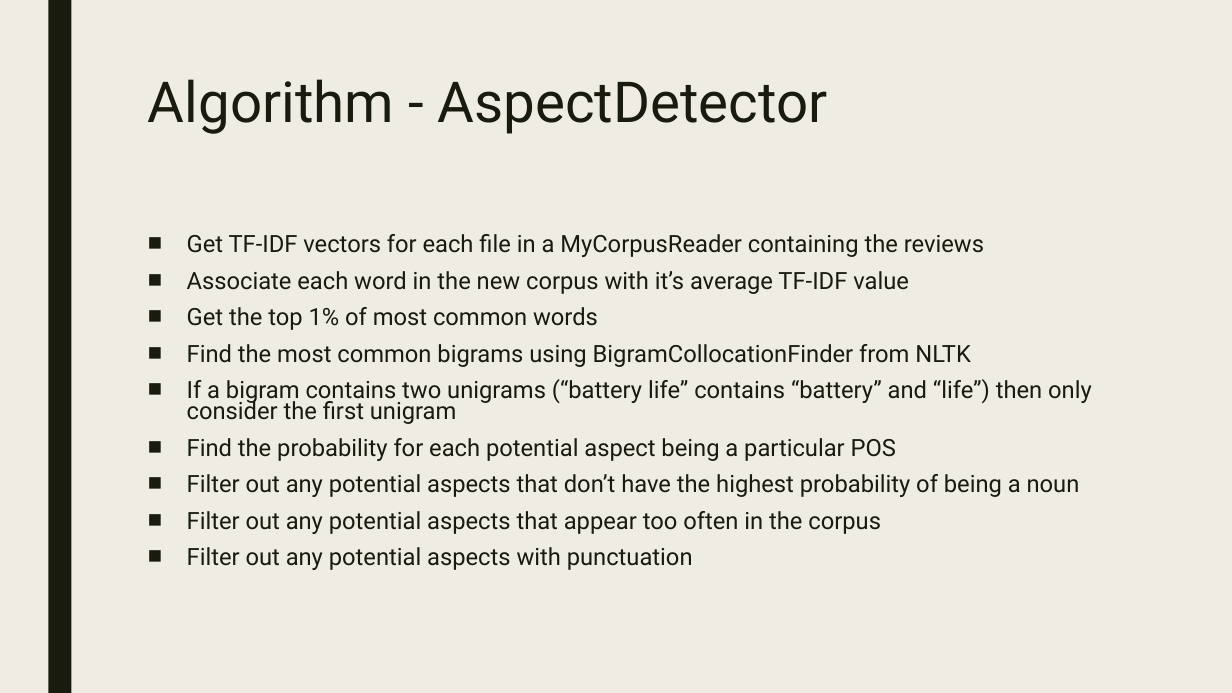
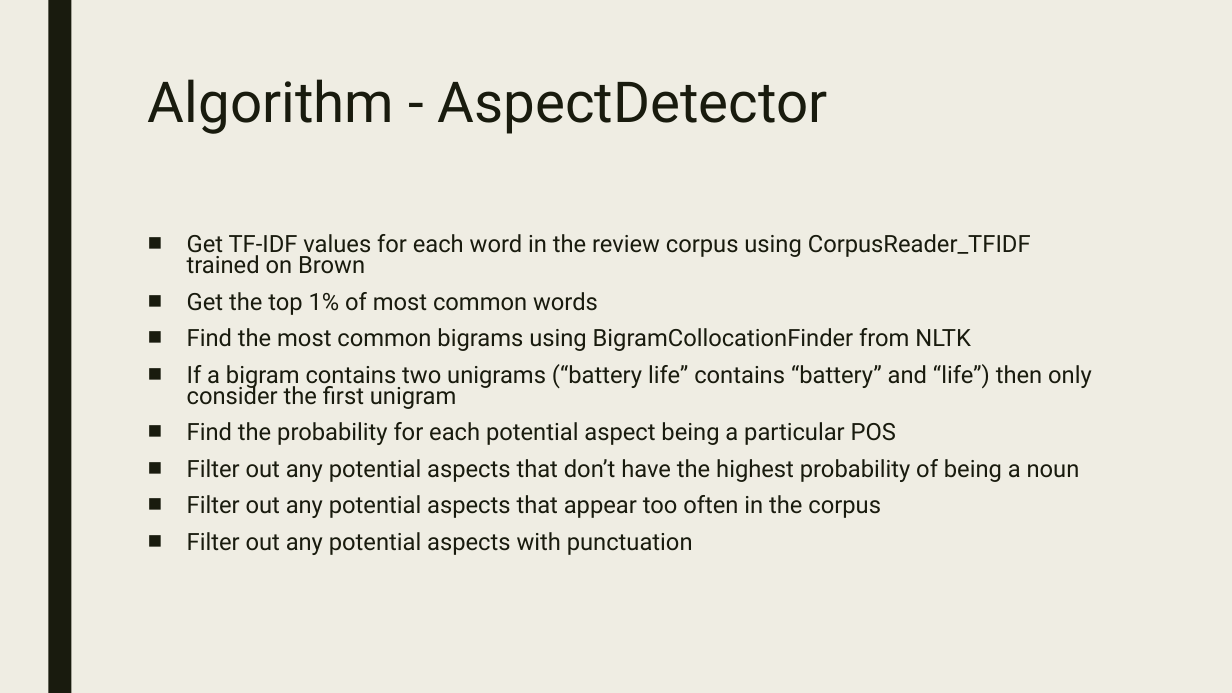
Before and after one commit to walker76-school/sentiment-analysis, a slide deck: slide 5 of presentation.pptx. Drawn at 1232x693 pixels with LibreOffice and Linux fonts; fonts in the diff are those of the drawing. Boxes give left, top, right and bottom in pixels: in the first picture for what was removed or moved away, otherwise in the second. Text is boxed around its words. In the diff, an @@ line names an element or a change of style, - is before the commit and + after.

```diff
--- a/presentation.pptx
+++ b/presentation.pptx
@@ text at (x1=187, y1=234, x2=1031, y2=274): text changed @@
-■ Get TF-IDF vectors for each file in a MyCorpusReader containing the reviews
-■ Associate each word in the new corpus with it’s average TF-IDF value
+■ Get TF-IDF values for each word in the review corpus using CorpusReader_TFIDF trained on Brown
```
Also in this commit, not shown: 2 other slides changed, 1 slide added, 32 other files.
